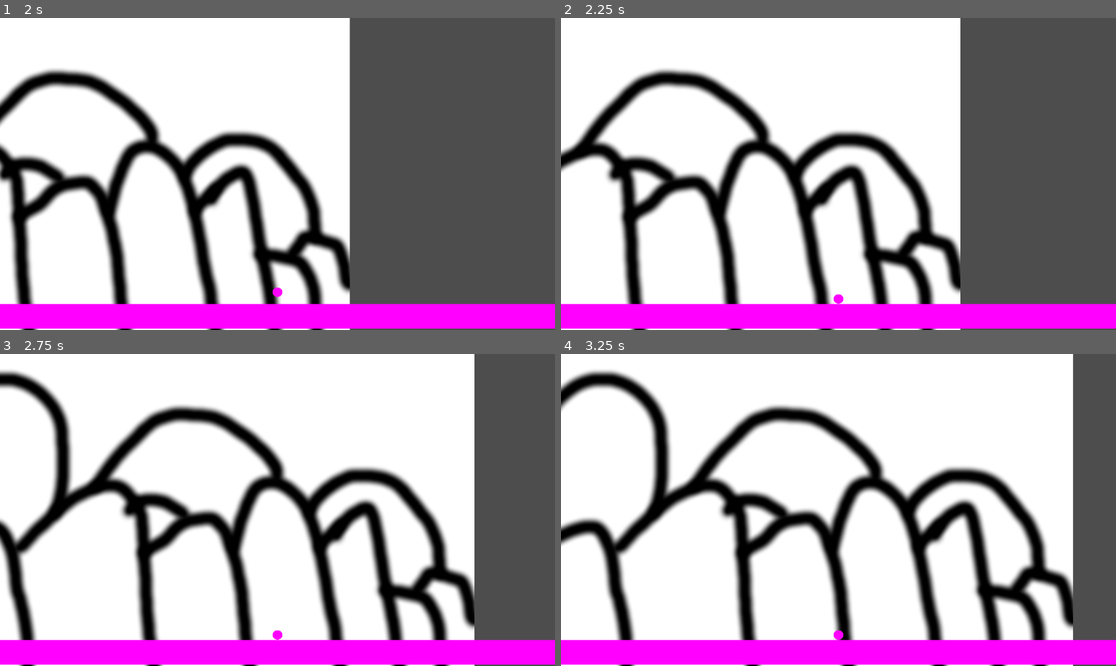
Above: before the commit, frames 1-4 (two rows, left to right).
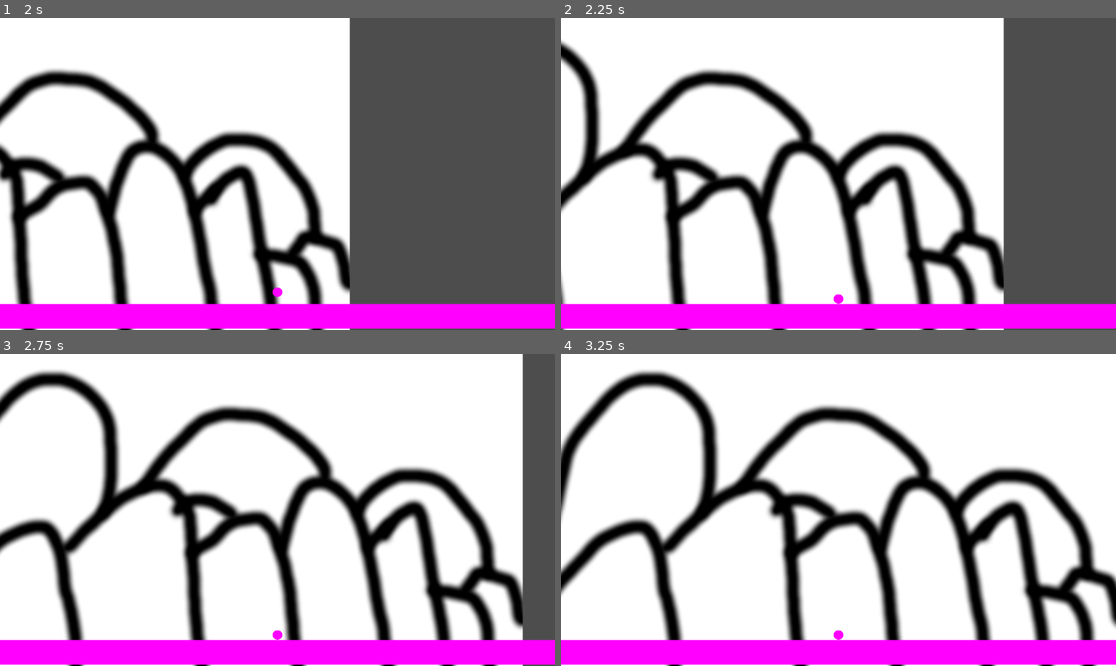
Above: after the commit, the same moments.

Repository: w01vs/Godot-2d-experiments
Game: Godot game, scene res://Scenes/world.tscn
Two runs of this game, one before a commit and one after it. Both use one fixed random seed, a clock stepped at 60 frames per second and the inputs below.
Inputs (mouse positions are in pixels of both pictures, inside the frame that each line leads up to):
- Up to frame 1 (2 s): tap Enter (ui_accept) at 0.5, 0.77 s; move the mouse to (399, 158) at 0.52 s; hold Right (ui_right) 0.53-1.25 s; tap Shift (dash) at 0.6 s; click (399, 158) at 0.67 s; drag from (166, 189) to (249, 236) at 1.27 s
- Up to frame 2 (2.25 s): move the mouse to (894, 105) at 2.02 s; hold Left (ui_left) from 2.03 s (still down); tap Shift (dash) at 2.1 s
- Up to frame 3 (2.75 s): keep holding Left (ui_left)
- Up to frame 4 (3.25 s): release Left (ui_left) at 2.75 s; drag from (810, 572) to (672, 463) at 2.77 s

Frame 1 is identical in both runs. In frame 2, 33% of the frame differs, in the area x 0-80%, y 0-100%; in frame 3, 40%; in frame 4, 41%, in the area x 0-100%, y 0-100%.

Commit message:
fast dash when landing

Diff:
--- a/Scenes/player.tscn
+++ b/Scenes/player.tscn
@@ -19,3 +19,8 @@
 scale = Vector2(20.0227, 20)
 mesh = SubResource("SphereMesh_swdty")
 texture = SubResource("ImageTexture_on6nr")
+
+[node name="Timer" type="Timer" parent="."]
+process_callback = 0
+wait_time = 0.4
+one_shot = true
--- a/Scenes/world.tscn
+++ b/Scenes/world.tscn
@@ -1,6 +1,6 @@
 [gd_scene load_steps=7 format=3 uid="uid://dw44asgq80d1i"]
 
-[ext_resource type="Script" path="res://Scenes/world.gd" id="1_nr6ly"]
+[ext_resource type="Script" path="res://Scripts/world.gd" id="1_nr6ly"]
 [ext_resource type="PackedScene" uid="uid://bswaw23ptboii" path="res://Scenes/player.tscn" id="1_qn3e7"]
 [ext_resource type="Texture2D" uid="uid://b064cp3cmouh7" path="res://Assets/background.png" id="3_jskq7"]
 
--- a/Scripts/char.gd
+++ b/Scripts/char.gd
@@ -6,7 +6,10 @@
 const JUMP_VELOCITY: float = -400.0
 
 @export var jumps: int
+@onready var timer = $Timer
+
 var jumps_left: int
+var was_on_floor: bool = true
 
 # Get the gravity from the project settings to be synced with RigidBody nodes.
 var gravity = ProjectSettings.get_setting("physics/2d/default_gravity")
@@ -16,6 +19,12 @@
 	# Add the gravity.
 	if not is_on_floor():
 		velocity.y += gravity * delta
+
+	# start timer for faster dash when landing again.
+	if is_on_floor() and not was_on_floor:
+		print_debug("speedy dash timer")
+		timer.start(0.4)
+		was_on_floor = true
 
 	# Handle jump.
 	if is_on_floor():
@@ -33,8 +42,14 @@
 		velocity.x = lerp(velocity.x, direction * SPEED, 0.25)
 		# dash needs to lerp x position.
 		if Input.is_action_just_pressed("dash") and is_on_floor():
-			velocity.x += 1000 * direction
+			if timer.time_left > 0:
+				velocity.x += 2500 * direction
+				print_debug("fast dash")
+			else:
+				velocity.x += 1000 * direction
+				print_debug("normal dash")
 	else:
 		velocity.x = lerp(velocity.x, 0.0, 0.05)
 
+	was_on_floor = is_on_floor()
 	move_and_slide()
Renamed: Scenes/world.gd -> Scripts/world.gd
